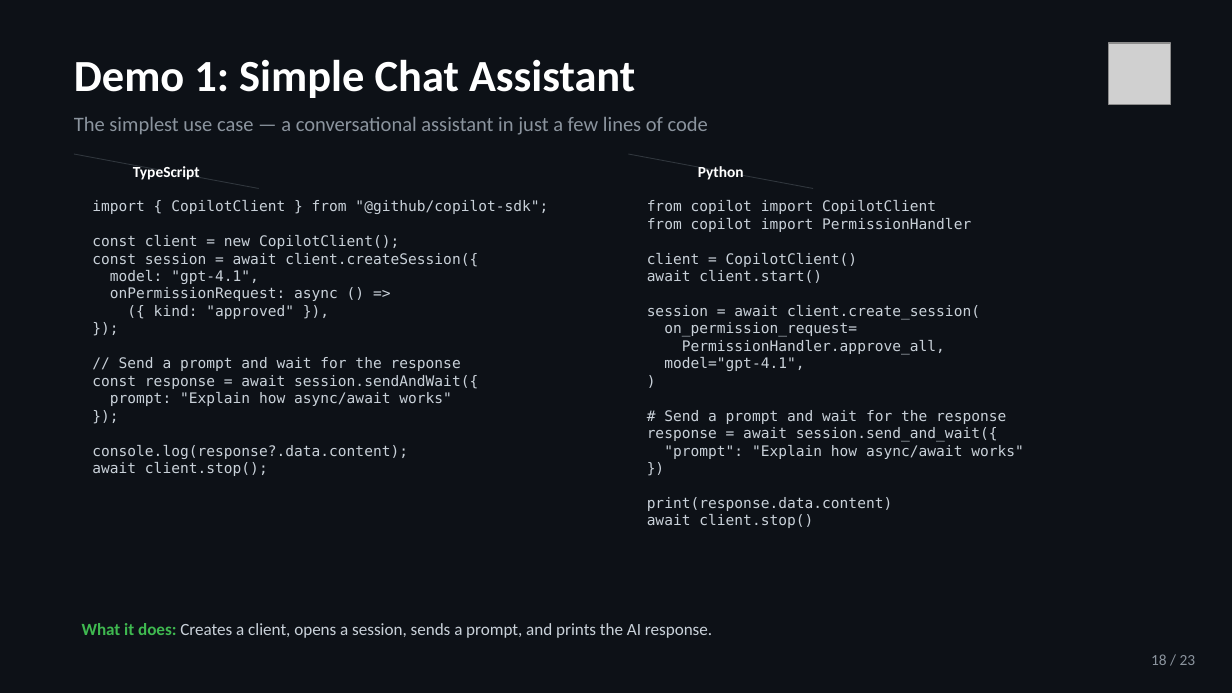
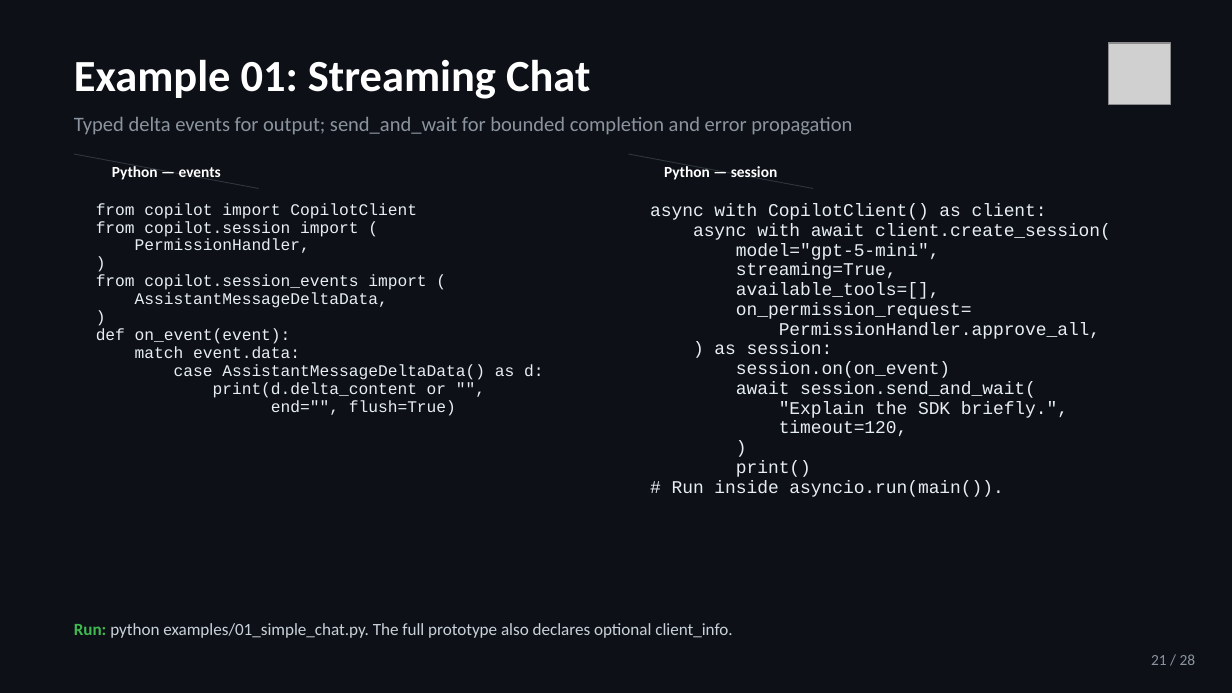
Before and after one commit to jeffrey-groneberg/ghcp_sdk, a slide deck: slide 21 of GitHub-Copilot-SDK.pptx. Drawn at 1232x693 pixels with LibreOffice and Linux fonts; fonts in the diff are those of the drawing; grey boxes stand for pictures. Boxes give left, top, right and bottom in pixels: in the first picture for what was removed or moved away, otherwise in the second. Text is boxed around its words. In the diff, an @@ line names an element or a change of style, - is before the commit and + after.

```diff
--- a/GitHub-Copilot-SDK.pptx
+++ b/GitHub-Copilot-SDK.pptx
@@ text at (x1=74, y1=59, x2=590, y2=99): text changed @@
-Demo 1: Simple Chat Assistant
+Example 01: Streaming Chat
@@ text at (x1=74, y1=117, x2=852, y2=135): text changed @@
-The simplest use case — a conversational assistant in just a few lines of code
+Typed delta events for output; send_and_wait for bounded completion and error propagation
@@ text at (x1=112, y1=166, x2=221, y2=180): text changed @@
-TypeScript
+Python — events
@@ text at (x1=664, y1=166, x2=778, y2=180): text changed @@
-Python
+Python — session
@@ text at (x1=96, y1=203, x2=543, y2=416): text changed; size 8.5 to 9.5 pt; font DejaVu Sans Mono to Courier New; text colour #C9D1D9 to #E6EDF3 @@
-import { CopilotClient } from "@github/copilot-sdk";
-const client = new CopilotClient();
-const session = await client.createSession({
-model: "gpt-4.1",
-onPermissionRequest: async () =>
-({ kind: "approved" }),
-});
-// Send a prompt and wait for the response
-const response = await session.sendAndWait({
-prompt: "Explain how async/await works"
-});
-console.log(response?.data.content);
-await client.stop();
+from copilot import CopilotClient
+from copilot.session import (
+PermissionHandler,
+)
+from copilot.session_events import (
+AssistantMessageDeltaData,
+)
+def on_event(event):
+match event.data:
+case AssistantMessageDeltaData() as d:
+print(d.delta_content or "",
+end="", flush=True)
@@ text at (x1=650, y1=204, x2=1111, y2=299): text changed; size 8.5 to 10.5 pt; font DejaVu Sans Mono to Courier New; text colour #C9D1D9 to #E6EDF3 @@
-from copilot import CopilotClient
-from copilot import PermissionHandler
-client = CopilotClient()
-await client.start()
-session = await client.create_session(
+async with CopilotClient() as client:
+async with await client.create_session(
+model="gpt-5-mini",
+streaming=True,
+available_tools=[],
@@ text at (x1=736, y1=302, x2=1100, y2=339): size 8.5 to 10.5 pt, font DejaVu Sans Mono to Courier New, text colour #C9D1D9 to #E6EDF3 in "on_permission_request=", "PermissionHandler.approve_all,", ")"; line spacing 1 to 11.6pt @@
@@ text at (x1=714, y1=342, x2=1068, y2=436): text changed; size 8.5 to 10.5 pt; font DejaVu Sans Mono to Courier New; text colour #C9D1D9 to #E6EDF3 @@
-model="gpt-4.1",
+) as session:
+session.on(on_event)
+await session.send_and_wait(
+"Explain the SDK briefly.",
+timeout=120,
@@ text at (x1=672, y1=460, x2=1003, y2=497): text changed; size 8.5 to 10.5 pt; font DejaVu Sans Mono to Courier New; text colour #C9D1D9 to #E6EDF3 @@
-# Send a prompt and wait for the response
-response = await session.send_and_wait({
-"prompt": "Explain how async/await works"
-})
-print(response.data.content)
-await client.stop()
+print()
+# Run inside asyncio.run(main()).
@@ text at (x1=74, y1=623, x2=732, y2=638): text changed @@
-What it does: Creates a client, opens a session, sends a prompt, and prints the AI response.
+Run: python examples/01_simple_chat.py. The full prototype also declares optional client_info.
@@ text at (x1=1151, y1=654, x2=1196, y2=665): text changed @@
-18 / 23
+21 / 28
```
Also in this commit, not shown: 27 other slides changed, 23 other files.
